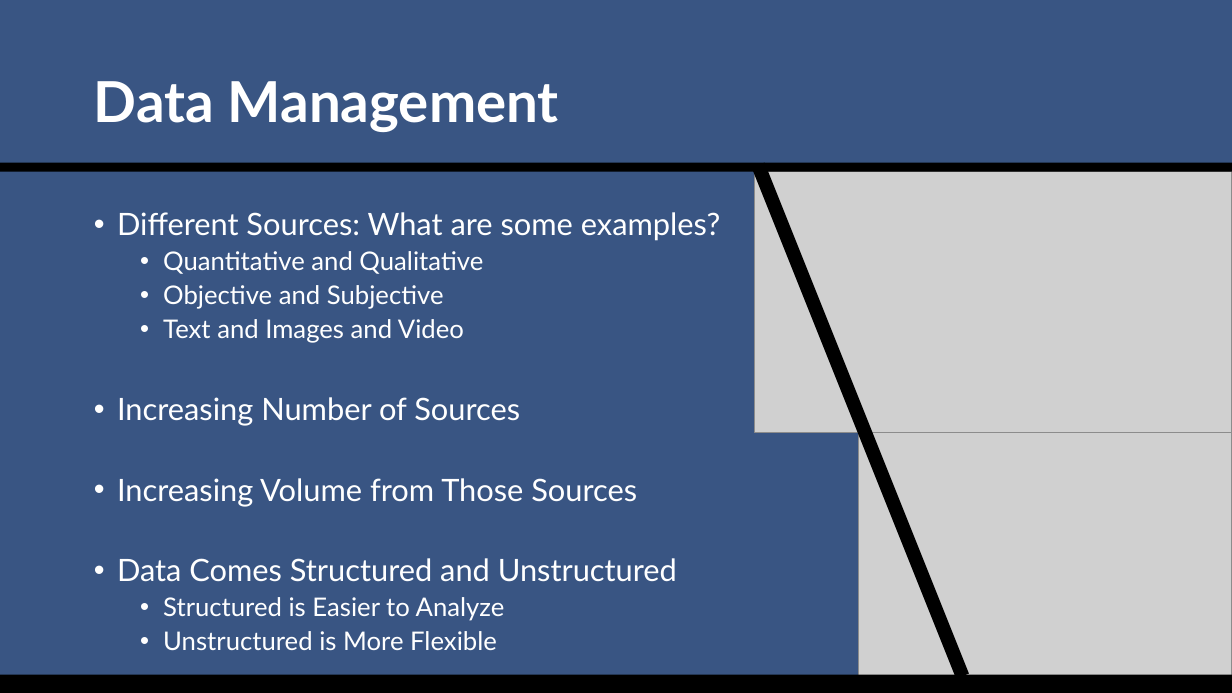
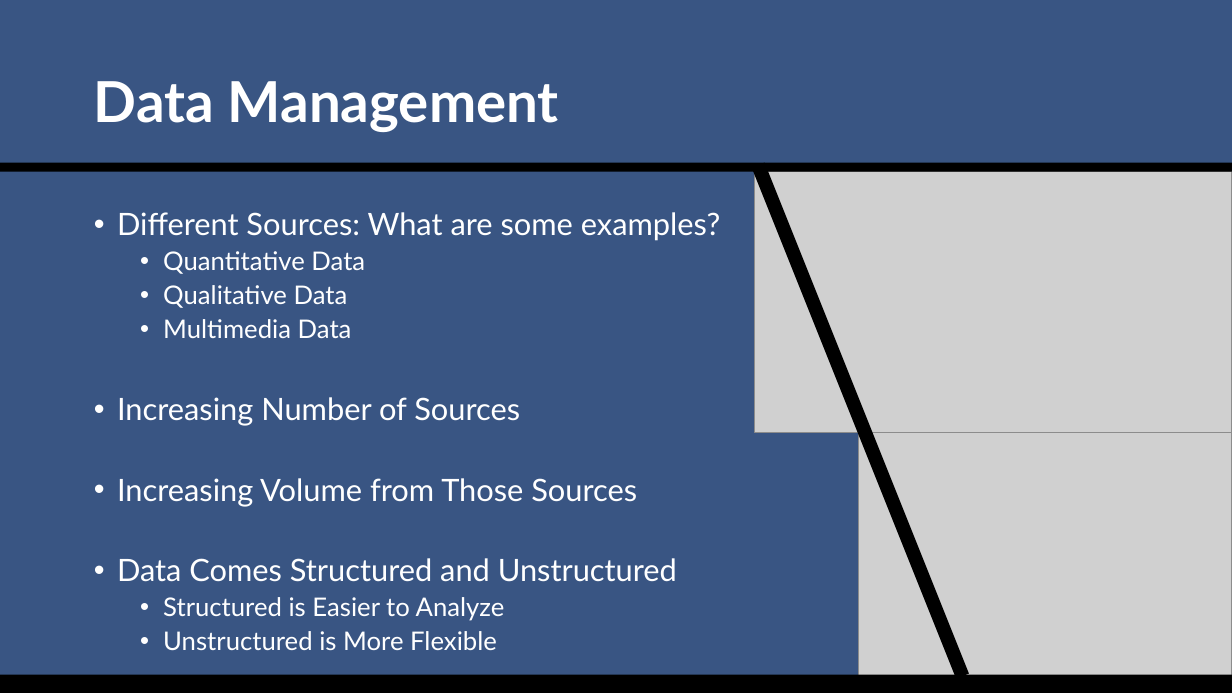
Before and after one commit to SuperMarioGiacomazzo/STOR538_WEBSITE, a slide deck: slide 2 of Slides/Sports Analytics 2/Sports_Analytics_2_Lecture.pptx. Drawn at 1232x693 pixels with LibreOffice and Linux fonts; fonts in the diff are those of the drawing; grey boxes stand for pictures. Boxes give left, top, right and bottom in pixels: in the first picture for what was removed or moved away, otherwise in the second. Text is boxed around its words. In the diff, an @@ line names an element or a change of style, - is before the commit and + after.

```diff
--- a/Slides/Sports Analytics 2/Sports_Analytics_2_Lecture.pptx
+++ b/Slides/Sports Analytics 2/Sports_Analytics_2_Lecture.pptx
@@ text at [163, 251, 365, 338]: text changed @@
-  • Quantitative and Qualitative
-  • Objective and Subjective
-  • Text and Images and Video
+  • Quantitative Data
+  • Qualitative Data
+  • Multimedia Data
```
Also in this commit, not shown: 1 other slide changed, 1 slide removed, 3 other files.
